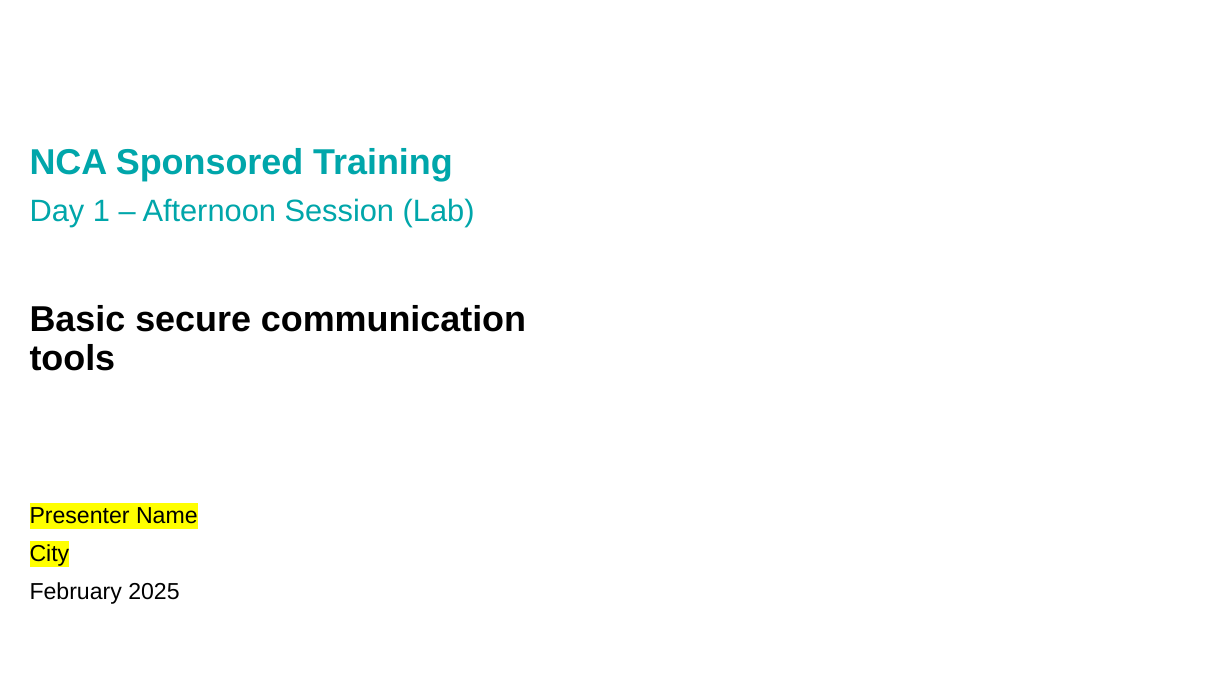
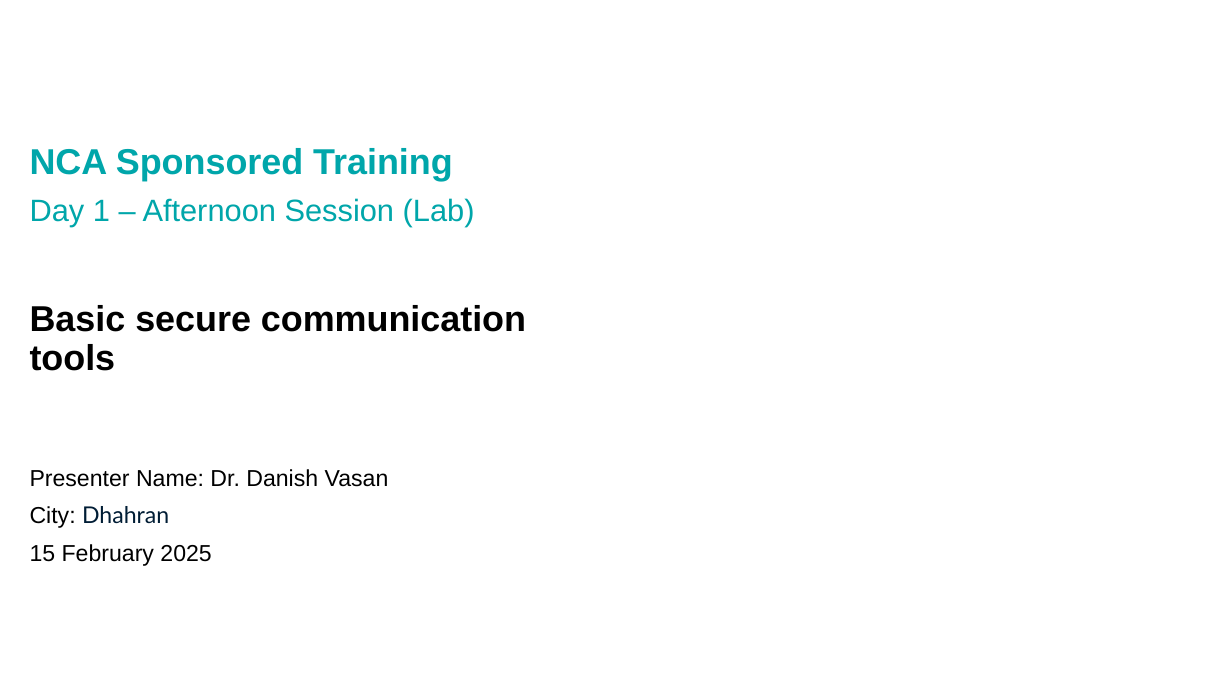
Before and after one commit to KAUST-Academy/KAUST-Academy-Introduction-to-Cybersecurity-Program-2025, a slide deck: slide 1 of Intro to Cybersecurity Program Phase 2/Day 1/Day_1_AL_basic secure communication tools .pptx. Drawn at 1232x693 pixels with LibreOffice and Linux fonts; fonts in the diff are those of the drawing; background and template pictures are left out. Boxes give left, top, right and bottom in pixels: in the first picture for what was removed or moved away, otherwise in the second. Text is boxed around its words. In the diff, an @@ line names an element or a change of style, - is before the commit and + after.

```diff
--- a/Intro to Cybersecurity Program Phase 2/Day 1/Day_1_AL_basic secure communication tools .pptx
+++ b/Intro to Cybersecurity Program Phase 2/Day 1/Day_1_AL_basic secure communication tools .pptx
@@ text at (30,469,389,566): text changed @@
-Presenter Name
-City
-February 2025
+Presenter Name: Dr. Danish Vasan
+City: Dhahran
+15 February 2025
```
Also in this commit, not shown: 1 other file.
